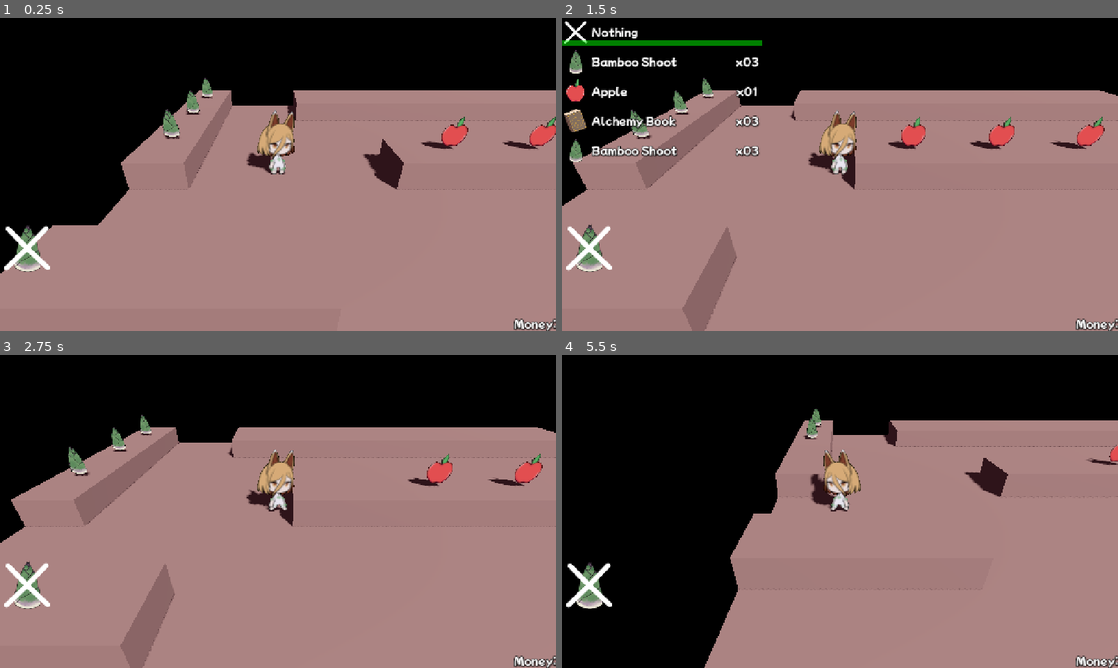
Above: before the commit, frames 1-4 (two rows, left to right).
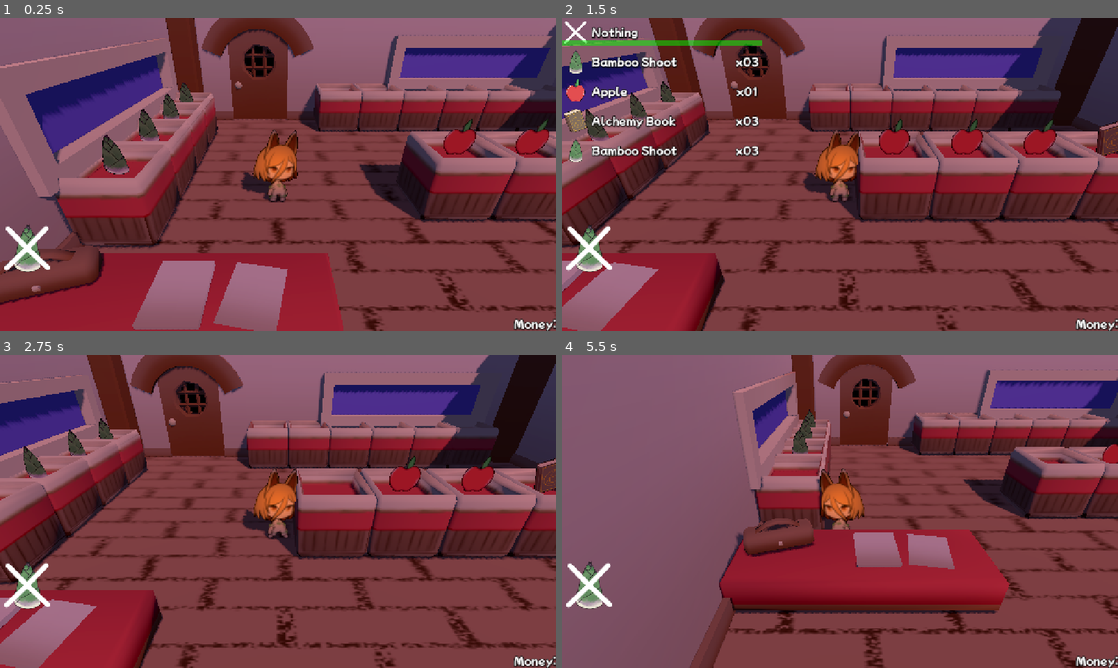
Above: after the commit, the same moments.

Repository: kumapauz/touhou-jam-17
Game: Godot game, scene res://scenes/Store.tscn
The game is run twice, just before and just after one commit, with the same random seed, the same clock (stepped at 60 frames per second) and the same inputs. The engine's default icon, where the game draws it, is replaced by a stand-in: a white triangle on a blue panel in a dark square.
Inputs:
- Up to frame 1 (0.25 s): no input
- Up to frame 2 (1.5 s): tap Enter at 0.5 s; hold D (right) 0.53-1.28 s; tap O (confirm) at 0.6, 1.25, 1.35 s; hold S (down) from 1.28 s (still down)
- Up to frame 3 (2.75 s): tap O (confirm) at 2, 2.1 s; release S (down) at 2.03 s; hold D (right) from 2.03 s (still down)
- Up to frame 4 (5.5 s): tap O (confirm) at 2.75, 2.85, 3.5, 3.6, 4.35, 5, 5.1 s; release D (right) at 2.78 s; hold W (up) 2.78-3.53 s; hold A (left) 3.53-5.03 s; hold S (down) from 5.03 s (still down)

The runs differ from the first frame. In frame 1, 95% of the frame differs, in the area x 0-100%, y 0-100%; in frame 2, 93%; in frame 3, 96%; in frame 4, 97%.

Commit message:
Graphics update (environment models)

Diff:
--- /dev/null
+++ b/project/t-17-jam/assets/model/material/Floor.tres
@@ -0,0 +1,7 @@
+[gd_resource type="StandardMaterial3D" format=3 uid="uid://ciaelwseavonh"]
+
+[ext_resource type="Texture2D" uid="uid://d34q5va1yfghv" path="res://assets/model/texture/floorboards.png" id="1_fn0q1"]
+
+[resource]
+resource_name = "Floor"
+albedo_texture = ExtResource("1_fn0q1")
--- /dev/null
+++ b/project/t-17-jam/assets/model/material/GradientAtlas.tres
@@ -0,0 +1,7 @@
+[gd_resource type="StandardMaterial3D" format=3 uid="uid://3mbtt6e21o4"]
+
+[ext_resource type="Texture2D" uid="uid://dkyxvmh1u6sfx" path="res://assets/model/texture/gradient_atlas.png" id="1_85qnv"]
+
+[resource]
+resource_name = "GradientAtlas"
+albedo_texture = ExtResource("1_85qnv")
--- /dev/null
+++ b/project/t-17-jam/assets/model/material/ItemHolder.tres
@@ -0,0 +1,7 @@
+[gd_resource type="StandardMaterial3D" format=3 uid="uid://cyg12ne03qo83"]
+
+[ext_resource type="Texture2D" uid="uid://da6ixgmif5p1f" path="res://assets/model/texture/item_holder.png" id="1_n6vi4"]
+
+[resource]
+resource_name = "ItemHolder"
+albedo_texture = ExtResource("1_n6vi4")
--- /dev/null
+++ b/project/t-17-jam/assets/model/material/Window.tres
@@ -0,0 +1,7 @@
+[gd_resource type="StandardMaterial3D" format=3 uid="uid://clx6wfssald73"]
+
+[resource]
+resource_name = "Window"
+cull_mode = 2
+albedo_color = Color(0.48017448, 0.456784, 0.9063318, 1)
+roughness = 0.5
--- /dev/null
+++ b/project/t-17-jam/default_bus_layout.tres
@@ -0,0 +1,4 @@
+[gd_resource type="AudioBusLayout" format=3 uid="uid://bj4t44uwft20u"]
+
+[resource]
+bus/0/mute = true
--- a/project/t-17-jam/project.godot
+++ b/project/t-17-jam/project.godot
@@ -89,6 +89,10 @@
 
 [layer_names]
 
+3d_render/layer_1="environment"
+3d_render/layer_2="items"
+3d_render/layer_3="character"
+3d_render/layer_4="lights"
 3d_physics/layer_1="environment"
 3d_physics/layer_2="trigger"
 
--- a/project/t-17-jam/scenes/Store.tscn
+++ b/project/t-17-jam/scenes/Store.tscn
@@ -10,11 +10,14 @@
 [ext_resource type="Resource" uid="uid://biy4l7vw6axob" path="res://resource/items/AlchemyBook.tres" id="5_xlrfv"]
 [ext_resource type="Resource" uid="uid://c75toub3n1o0c" path="res://resource/items/BambooShoot.tres" id="6_126te"]
 [ext_resource type="PackedScene" uid="uid://clu6oabjgfu61" path="res://scenes/character/Npc.tscn" id="6_oe1d6"]
+[ext_resource type="PackedScene" uid="uid://h0ehjwnr1vvv" path="res://assets/model/Room.gltf" id="8_7ftef"]
+[ext_resource type="PackedScene" uid="uid://dayjn8cs5wd2e" path="res://assets/model/Desk.gltf" id="9_x85wv"]
 [ext_resource type="Script" uid="uid://b1nuksdcwx12b" path="res://scripts/gameplay/status.gd" id="11_23q52"]
 [ext_resource type="LabelSettings" uid="uid://ci1qmjpev67c8" path="res://assets/interface/InventoryFont.tres" id="11_hq1qq"]
 [ext_resource type="Texture2D" uid="uid://cdpediinaawmv" path="res://assets/items/bamboo_shoot.png" id="12_y1n3w"]
 [ext_resource type="Texture2D" uid="uid://cyml7meso7n57" path="res://assets/items/nothing.png" id="13_23q52"]
 [ext_resource type="Texture2D" uid="uid://bn80bx1oqo0hg" path="res://assets/items/alchemy_book.png" id="14_7ftef"]
+[ext_resource type="AudioStream" uid="uid://h0xiyloat5cy" path="res://assets/sound/bgm/shop.ogg" id="17_deuux"]
 
 [sub_resource type="ProceduralSkyMaterial" id="ProceduralSkyMaterial_ayu48"]
 sky_horizon_color = Color(0.66224277, 0.6717428, 0.6867428, 1)
@@ -27,7 +30,7 @@
 background_mode = 1
 sky = SubResource("Sky_egai5")
 ambient_light_source = 2
-ambient_light_color = Color(0.36862746, 0.20392157, 0.24705882, 1)
+ambient_light_color = Color(0.2585261, 0.23801038, 0.38316852, 1)
 glow_enabled = true
 
 [node name="Store" type="Node3D" unique_id=602147578]
@@ -43,6 +46,7 @@
 far = 1000.0
 script = ExtResource("2_egai5")
 player = NodePath("../Player")
+distance = 8.0
 
 [node name="Inventory" parent="Prefabs" unique_id=576772133 instance=ExtResource("3_126te")]
 items = Array[ExtResource("4_6hsdf")]([ExtResource("6_126te"), ExtResource("4_xdmv4"), ExtResource("5_xlrfv"), ExtResource("6_126te"), ExtResource("5_xlrfv"), ExtResource("5_xlrfv"), ExtResource("6_126te")])
@@ -54,10 +58,14 @@
 
 [node name="DirectionalLight3D" type="DirectionalLight3D" parent="Room" unique_id=225267171]
 transform = Transform3D(0.8660254, -0.35355338, 0.35355338, 0, 0.70710677, 0.70710677, -0.5, -0.6123724, 0.6123724, 0, 0, 0)
-light_color = Color(1, 0.87058824, 0.8156863, 1)
+light_color = Color(0.8190622, 0.4869609, 0.46274954, 1)
+light_energy = 0.4
+light_cull_mask = 4293918723
 shadow_enabled = true
+directional_shadow_max_distance = 30.0
 
 [node name="Collision" type="Node3D" parent="Room" unique_id=882136945]
+visible = false
 
 [node name="Floor" type="CSGBox3D" parent="Room/Collision" unique_id=1456578326]
 transform = Transform3D(1, 0, 0, 0, 1, 0, 0, 0, 1, 0.5, -0.5, 6)
@@ -65,12 +73,11 @@
 size = Vector3(25, 1, 30)
 
 [node name="CheckoutDesk" type="CSGBox3D" parent="Room/Collision" unique_id=443543536]
-transform = Transform3D(1, 0, 0, 0, 1, 0, 0, 0, 1, -9, 0.5, 5)
+transform = Transform3D(1, 0, 0, 0, 1, 0, 0, 0, 1, -9, 0.5, 4)
 use_collision = true
 size = Vector3(6, 1, 2)
 
 [node name="LevelBounds" type="Node3D" parent="Room/Collision" unique_id=989433075]
-visible = false
 
 [node name="CSGBox3D2" type="CSGBox3D" parent="Room/Collision/LevelBounds" unique_id=1272419836]
 transform = Transform3D(1, 0, 0, 0, 1, 0, 0, 0, 1, 0, 3, -8.5)
@@ -83,7 +90,7 @@
 size = Vector3(30, 6, 1)
 
 [node name="CSGBox3D3" type="CSGBox3D" parent="Room/Collision/LevelBounds" unique_id=1101635136]
-transform = Transform3D(1, 0, 0, 0, 1, 0, 0, 0, 1, 13.5, 3, 0.5)
+transform = Transform3D(1, 0, 0, 0, 1, 0, 0, 0, 1, 9.5, 3, 0.5)
 use_collision = true
 size = Vector3(1, 6, 17)
 
@@ -96,74 +103,80 @@
 
 [node name="FrontCounter" type="CSGBox3D" parent="Room/Collision/ItemDisplays" unique_id=1004374156]
 transform = Transform3D(1, 0, 0, 0, 1, 0, 0, 0, 1, 3.5, 0.5, -7.5)
-use_collision = true
-size = Vector3(19, 1, 3)
+size = Vector3(17, 1, 3)
 
 [node name="SideCounter" type="CSGBox3D" parent="Room/Collision/ItemDisplays" unique_id=1071413558]
 transform = Transform3D(1, 0, 0, 0, 1, 0, 0, 0, 1, -11, 0.5, -4)
-use_collision = true
-size = Vector3(2, 1, 10)
+size = Vector3(2, 1, 8)
 
 [node name="BackCounter" type="CSGBox3D" parent="Room/Collision/ItemDisplays" unique_id=2004079266]
 transform = Transform3D(1, 0, 0, 0, 1, 0, 0, 0, 1, 5, 0.5, 0)
-use_collision = true
-size = Vector3(16, 1, 2)
+size = Vector3(14, 1, 2)
+
+[node name="Room" parent="Room" unique_id=1565356509 instance=ExtResource("8_7ftef")]
+
+[node name="Desk" parent="Room" unique_id=897874865 instance=ExtResource("9_x85wv")]
+transform = Transform3D(-4.371139e-08, 0, 1, 0, 1, 0, -1, 0, -4.371139e-08, -9, 0, 4)
 
 [node name="ItemHolders" type="Node3D" parent="." unique_id=1483727824]
 
 [node name="FrontDisplay" type="Node3D" parent="ItemHolders" unique_id=332813601]
-transform = Transform3D(1, 0, 0, 0, 1, 0, 0, 0, 1, -4, 1, -7)
+transform = Transform3D(1, 0, 0, 0, 1, 0, 0, 0, 1, -4, 0, -7)
 
 [node name="ItemHolder1" parent="ItemHolders/FrontDisplay" unique_id=866453235 instance=ExtResource("3_lw67d")]
 
 [node name="ItemHolder2" parent="ItemHolders/FrontDisplay" unique_id=576850799 instance=ExtResource("3_lw67d")]
-transform = Transform3D(1, 0, 0, 0, 1, 0, 0, 0, 1, 3, 0, 0)
+transform = Transform3D(1, 0, 0, 0, 1, 0, 0, 0, 1, 2, 0, 0)
 
 [node name="ItemHolder3" parent="ItemHolders/FrontDisplay" unique_id=1197791908 instance=ExtResource("3_lw67d")]
+transform = Transform3D(1, 0, 0, 0, 1, 0, 0, 0, 1, 4, 0, 0)
+
+[node name="ItemHolder4" parent="ItemHolders/FrontDisplay" unique_id=760412069 instance=ExtResource("3_lw67d")]
 transform = Transform3D(1, 0, 0, 0, 1, 0, 0, 0, 1, 6, 0, 0)
 
-[node name="ItemHolder4" parent="ItemHolders/FrontDisplay" unique_id=760412069 instance=ExtResource("3_lw67d")]
-transform = Transform3D(1, 0, 0, 0, 1, 0, 0, 0, 1, 9, 0, 0)
-
 [node name="ItemHolder5" parent="ItemHolders/FrontDisplay" unique_id=2094318848 instance=ExtResource("3_lw67d")]
-transform = Transform3D(1, 0, 0, 0, 1, 0, 0, 0, 1, 12, 0, 0)
+transform = Transform3D(1, 0, 0, 0, 1, 0, 0, 0, 1, 8, 0, 0)
 
 [node name="ItemHolder6" parent="ItemHolders/FrontDisplay" unique_id=329377740 instance=ExtResource("3_lw67d")]
-transform = Transform3D(1, 0, 0, 0, 1, 0, 0, 0, 1, 15, 0, 0)
+transform = Transform3D(1, 0, 0, 0, 1, 0, 0, 0, 1, 10, 0, 0)
 
 [node name="BackCounter" type="Node3D" parent="ItemHolders" unique_id=1823053767]
-transform = Transform3D(1, 0, 0, 0, 1, 0, 0, 0, 1, -1, 1, 0)
+transform = Transform3D(1, 0, 0, 0, 1, 0, 0, 0, 1, -2, 0, 0)
 
 [node name="ItemHolder1" parent="ItemHolders/BackCounter" unique_id=634786455 instance=ExtResource("3_lw67d")]
 item = ExtResource("4_xdmv4")
 
 [node name="ItemHolder2" parent="ItemHolders/BackCounter" unique_id=1117728636 instance=ExtResource("3_lw67d")]
-transform = Transform3D(1, 0, 0, 0, 1, 0, 0, 0, 1, 3, 0, 0)
+transform = Transform3D(1, 0, 0, 0, 1, 0, 0, 0, 1, 2, 0, 0)
 item = ExtResource("4_xdmv4")
 
 [node name="ItemHolder3" parent="ItemHolders/BackCounter" unique_id=1182293080 instance=ExtResource("3_lw67d")]
+transform = Transform3D(1, 0, 0, 0, 1, 0, 0, 0, 1, 4, 0, 0)
+item = ExtResource("4_xdmv4")
+
+[node name="ItemHolder4" parent="ItemHolders/BackCounter" unique_id=1730332419 instance=ExtResource("3_lw67d")]
 transform = Transform3D(1, 0, 0, 0, 1, 0, 0, 0, 1, 6, 0, 0)
-item = ExtResource("4_xdmv4")
-
-[node name="ItemHolder4" parent="ItemHolders/BackCounter" unique_id=1730332419 instance=ExtResource("3_lw67d")]
-transform = Transform3D(1, 0, 0, 0, 1, 0, 0, 0, 1, 9, 0, 0)
 item = ExtResource("5_xlrfv")
 
 [node name="ItemHolder5" parent="ItemHolders/BackCounter" unique_id=413252603 instance=ExtResource("3_lw67d")]
-transform = Transform3D(1, 0, 0, 0, 1, 0, 0, 0, 1, 12, 0, 0)
+transform = Transform3D(1, 0, 0, 0, 1, 0, 0, 0, 1, 8, 0, 0)
 item = ExtResource("5_xlrfv")
 
 [node name="SideCounter" type="Node3D" parent="ItemHolders" unique_id=113873710]
-transform = Transform3D(1, 0, 0, 0, 1, 0, 0, 0, 1, -11, 1, -1)
+transform = Transform3D(1, 0, 0, 0, 1, 0, 0, 0, 1, -11, 0, 1)
 
 [node name="ItemHolder1" parent="ItemHolders/SideCounter" unique_id=1423017091 instance=ExtResource("3_lw67d")]
 item = ExtResource("6_126te")
 
 [node name="ItemHolder2" parent="ItemHolders/SideCounter" unique_id=252967262 instance=ExtResource("3_lw67d")]
-transform = Transform3D(1, 0, 0, 0, 1, 0, 0, 0, 1, 0, 0, -3)
+transform = Transform3D(1, 0, 0, 0, 1, 0, 0, 0, 1, 0, 0, -2)
 item = ExtResource("6_126te")
 
 [node name="ItemHolder3" parent="ItemHolders/SideCounter" unique_id=777656679 instance=ExtResource("3_lw67d")]
+transform = Transform3D(1, 0, 0, 0, 1, 0, 0, 0, 1, 0, 0, -4)
+item = ExtResource("6_126te")
+
+[node name="ItemHolder4" parent="ItemHolders/SideCounter" unique_id=478154139 instance=ExtResource("3_lw67d")]
 transform = Transform3D(1, 0, 0, 0, 1, 0, 0, 0, 1, 0, 0, -6)
 item = ExtResource("6_126te")
 
@@ -218,3 +231,7 @@
 texture_under = ExtResource("12_y1n3w")
 texture_over = ExtResource("13_23q52")
 texture_progress = ExtResource("14_7ftef")
+
+[node name="BGM" type="AudioStreamPlayer" parent="." unique_id=169360429]
+stream = ExtResource("17_deuux")
+autoplay = true
--- a/project/t-17-jam/scenes/character/Npc.tscn
+++ b/project/t-17-jam/scenes/character/Npc.tscn
@@ -43,7 +43,17 @@
 
 [node name="Sprite" type="AnimatedSprite3D" parent="." unique_id=368983274]
 transform = Transform3D(1, 0, 0, 0, 1, 0, 0, 0, 1, 0, 1.2108846, 0)
+layers = 4
+shaded = true
 double_sided = false
 alpha_cut = 1
 sprite_frames = SubResource("SpriteFrames_4u3ad")
 animation = &"idle"
+
+[node name="Lighting" type="OmniLight3D" parent="Sprite" unique_id=153413214]
+transform = Transform3D(1, 0, 0, 0, 1, 0, 0, 0, 1, 0, 0.08911538, 0.70000005)
+layers = 8
+light_color = Color(1, 0.56078434, 0.019607844, 1)
+light_energy = 0.8
+light_cull_mask = 4293918724
+omni_range = 2.0
--- a/project/t-17-jam/scenes/character/Player.tscn
+++ b/project/t-17-jam/scenes/character/Player.tscn
@@ -93,10 +93,20 @@
 
 [node name="Sprite" type="AnimatedSprite3D" parent="." unique_id=1715968167]
 transform = Transform3D(1, 0, 0, 0, 1, 0, 0, 0, 1, 0, 1.2108846, 0)
+layers = 4
+shaded = true
 double_sided = false
 alpha_cut = 1
 sprite_frames = SubResource("SpriteFrames_e2t8q")
 animation = &"idle"
 
+[node name="Lighting" type="OmniLight3D" parent="Sprite" unique_id=288584774]
+transform = Transform3D(1, 0, 0, 0, 1, 0, 0, 0, 1, 0, 0.08911538, 0.70000005)
+layers = 8
+light_color = Color(1, 0.56078434, 0.019607844, 1)
+light_energy = 0.8
+light_cull_mask = 4293918724
+omni_range = 2.0
+
 [connection signal="area_entered" from="ItemDetector" to="." method="_on_item_detector_entered"]
 [connection signal="area_exited" from="ItemDetector" to="." method="_on_item_detector_exited"]
--- a/project/t-17-jam/scenes/prefab/ItemHolder.tscn
+++ b/project/t-17-jam/scenes/prefab/ItemHolder.tscn
@@ -3,10 +3,15 @@
 [ext_resource type="Script" uid="uid://dq3mlbg5mc4ai" path="res://scripts/gameplay/item_holder.gd" id="1_vbqnc"]
 [ext_resource type="Resource" uid="uid://hkcpujabvweg" path="res://resource/items/Nothing.tres" id="2_7rufu"]
 [ext_resource type="Texture2D" uid="uid://ct3d8n18wehtu" path="res://icon.svg" id="2_t1ah2"]
+[ext_resource type="Texture2D" uid="uid://dvuwjb74f420q" path="res://assets/model/texture/blob_shadow.png" id="4_j4p0w"]
+[ext_resource type="PackedScene" uid="uid://d11ebnfcksi3x" path="res://assets/model/ItemHolder.gltf" id="4_wejcb"]
 
 [sub_resource type="CylinderShape3D" id="CylinderShape3D_vbqnc"]
 height = 5.0
 radius = 2.0
+
+[sub_resource type="BoxShape3D" id="BoxShape3D_e2t8q"]
+size = Vector3(2, 1.8, 2)
 
 [node name="ItemHolder" type="Area3D" unique_id=866453235 node_paths=PackedStringArray("sprite")]
 collision_layer = 2
@@ -17,12 +22,29 @@
 sprite = NodePath("Sprite3D")
 
 [node name="Sprite3D" type="Sprite3D" parent="." unique_id=1608962974]
+transform = Transform3D(1, 0, 0, 0, 1, 0, 0, 0, 1, 0, 1.5, 0)
+layers = 2
+cast_shadow = 0
 centered = false
 offset = Vector2(-64, 0)
+shaded = true
 double_sided = false
 alpha_cut = 1
 texture = ExtResource("2_t1ah2")
 
+[node name="Decal" type="Decal" parent="Sprite3D" unique_id=443197619]
+size = Vector3(1.5, 1, 1.5)
+texture_albedo = ExtResource("4_j4p0w")
+cull_mask = 1
+
 [node name="CollisionShape3D" type="CollisionShape3D" parent="." unique_id=818695110]
 shape = SubResource("CylinderShape3D_vbqnc")
 debug_color = Color(0, 1, 0, 0.41960785)
+
+[node name="ItemHolder" parent="." unique_id=1873543462 instance=ExtResource("4_wejcb")]
+
+[node name="StaticBody3D" type="StaticBody3D" parent="." unique_id=1756167353]
+
+[node name="CollisionShape3D" type="CollisionShape3D" parent="StaticBody3D" unique_id=12268669]
+transform = Transform3D(1, 0, 0, 0, 1, 0, 0, 0, 1, -5.9604645e-08, 0.90000004, 0)
+shape = SubResource("BoxShape3D_e2t8q")
--- a/project/t-17-jam/scripts/gameplay/camera.gd
+++ b/project/t-17-jam/scripts/gameplay/camera.gd
@@ -4,6 +4,8 @@
 @export var player: Node3D
 @export var distance: float = 10.0
 @export var room_boundaries: Rect2
+@export var height_offset: float = 1.0
 
 func _physics_process(_delta: float) -> void:
 	global_position = player.global_position + global_basis.z * distance
+	global_position += Vector3.UP * height_offset
--- a/project/t-17-jam/scripts/gameplay/item_holder.gd
+++ b/project/t-17-jam/scripts/gameplay/item_holder.gd
@@ -16,13 +16,12 @@
 
 func _ready() -> void:
 	# Mostly for testing in the editor
-	sprite.texture = null
 	set_item(item, true)
 	item_sent_to_inventory.connect(Callable(InventoryManager.instance, "add_item"))
 
 ## Changes the item of this particular item holder.
 func set_item(new_item: ItemResource, is_initializing = false) -> void:
-	if !is_instance_valid(new_item): # Can't set to null
+	if !is_instance_valid(new_item) && !is_initializing: # Can't set to null
 		return
 
 	if !is_initializing:
@@ -32,7 +31,8 @@
 		new_item = null
 
 	item = new_item
-	if has_item():
+	sprite.visible = has_item()
+	if sprite.visible:
 		sprite.texture = item.get_ingame_texture()
 		sprite.offset = Vector2.LEFT * sprite.texture.get_size().x * 0.5 # Center
 		sprite.scale = Vector3.ONE * item.world_texture_scale
Not shown, added: project/t-17-jam/assets/model/Desk.gltf
Not shown, added: project/t-17-jam/assets/model/Desk.gltf.import
Not shown, added: project/t-17-jam/assets/model/ItemHolder.gltf
Not shown, added: project/t-17-jam/assets/model/ItemHolder.gltf.import
Not shown, added: project/t-17-jam/assets/model/Room.gltf
Not shown, added: project/t-17-jam/assets/model/Room.gltf.import
Binary file added: project/t-17-jam/assets/model/texture/blob_shadow.png
Not shown, added: project/t-17-jam/assets/model/texture/blob_shadow.png.import
Binary file added: project/t-17-jam/assets/model/texture/floorboards.png
Not shown, added: project/t-17-jam/assets/model/texture/floorboards.png.import
Binary file added: project/t-17-jam/assets/model/texture/gradient_atlas.png
Not shown, added: project/t-17-jam/assets/model/texture/gradient_atlas.png.import
(and 7 more such lines)
